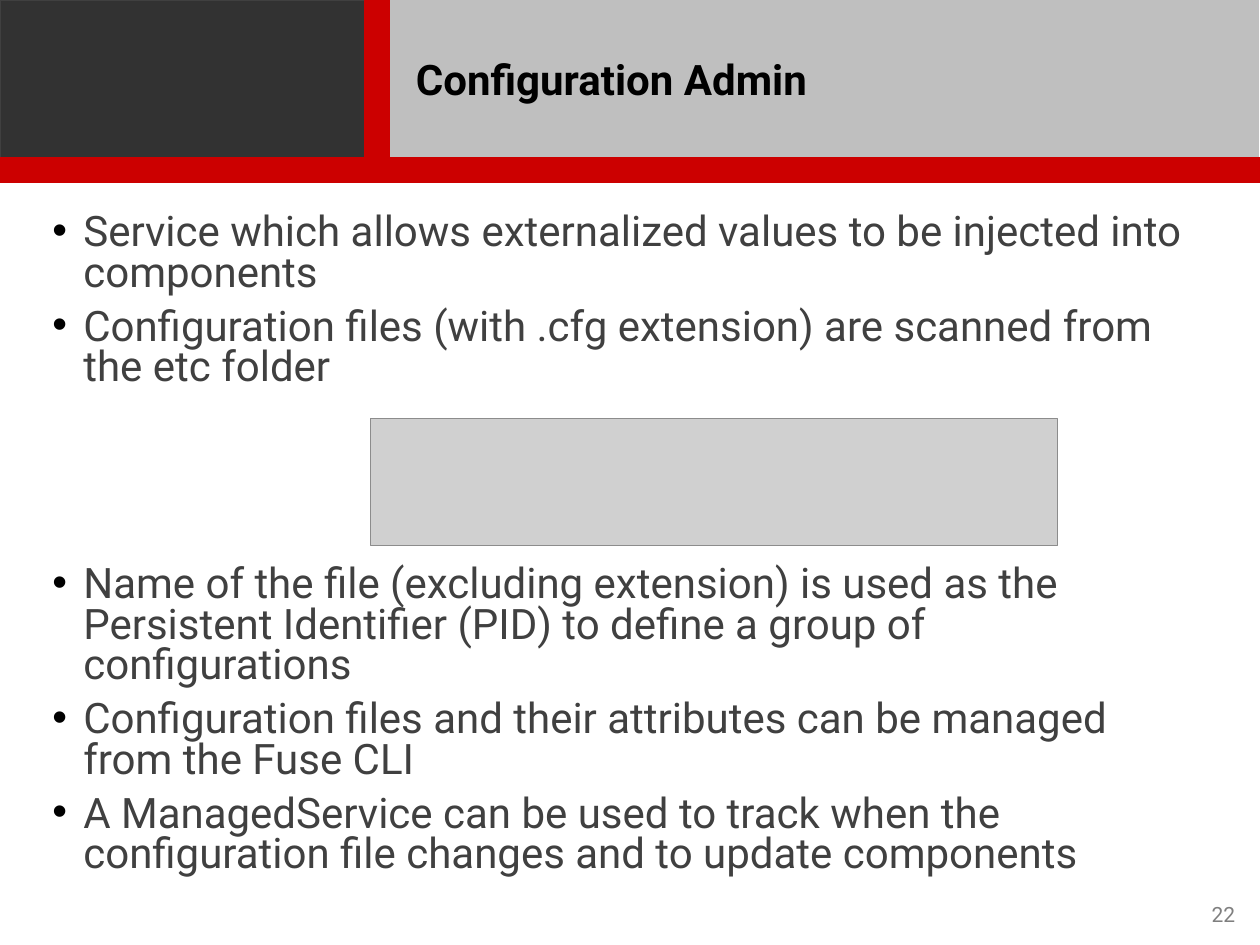
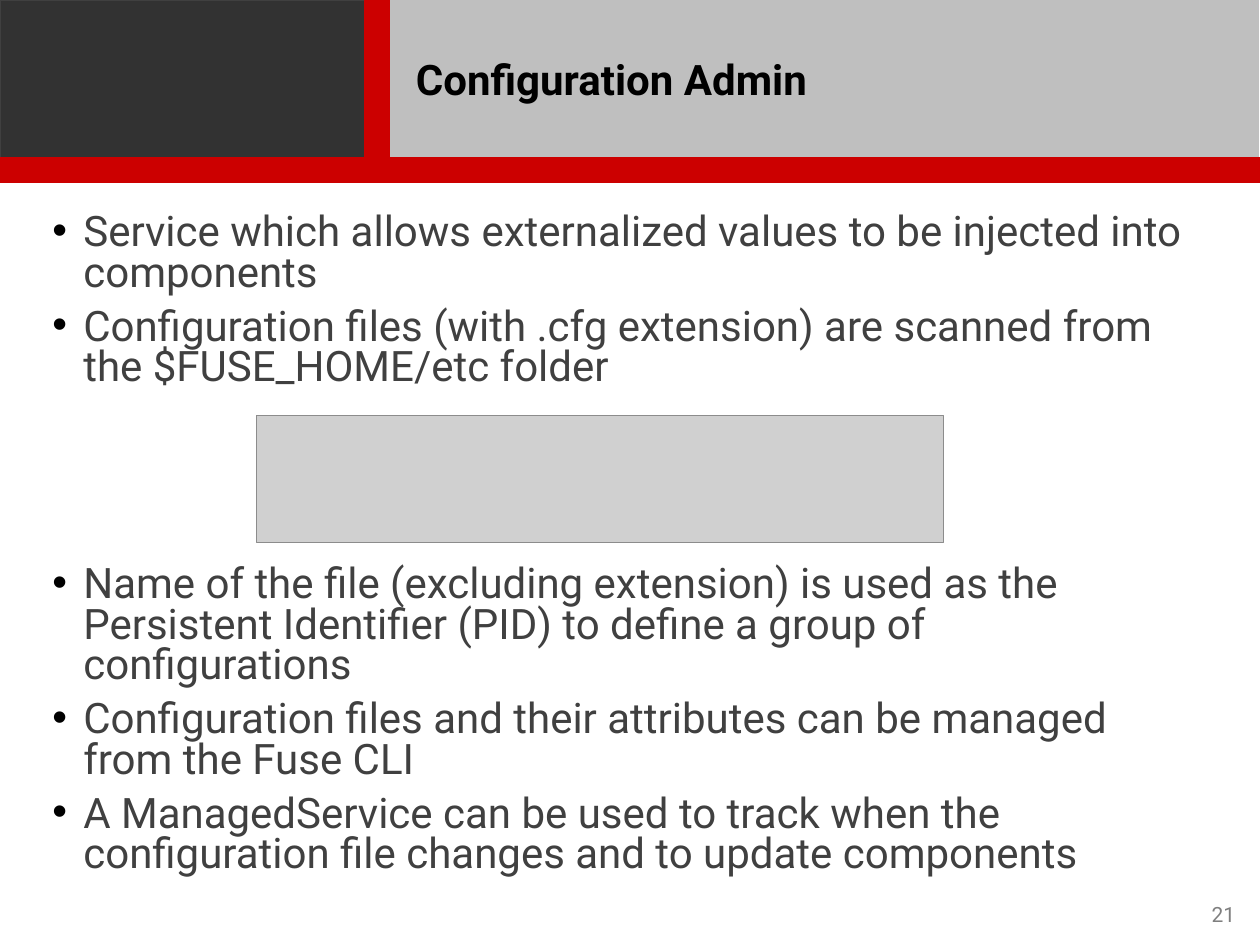
Before and after one commit to seansackowitz/associate-consultant-enablement-lab, a slide deck: slide 21 of presentations/Fuse/Fuse.pptx (slide 22 before the commit). Drawn at 1260x945 pixels with LibreOffice and Linux fonts; fonts in the diff are those of the drawing; grey boxes stand for pictures; background and template pictures are left out. Boxes give left, top, right and bottom in pixels: in the first picture for what was removed or moved away, otherwise in the second. Text is boxed around its words. In the diff, an @@ line names an element or a change of style, - is before the commit and + after.

Commit message:
Updated Fuse powerpoint for June 2016 bootcamp

```diff
--- a/presentations/Fuse/Fuse.pptx
+++ b/presentations/Fuse/Fuse.pptx
@@ text at <box>83,307,1152,386</box>: text changed @@
-• Configuration files (with .cfg extension) are scanned from the etc folder
+• Configuration files (with .cfg extension) are scanned from the $FUSE_HOME/etc folder
@@ picture: place and size @@
-picture at <box>370,418,1057,546</box>
+picture at <box>257,416,944,543</box>
@@ page number at <box>1212,907,1236,922</box>: text changed @@
-22
+21
```
Also in this commit, not shown: 7 other slides changed, 2 slides added, 1 slide removed.
